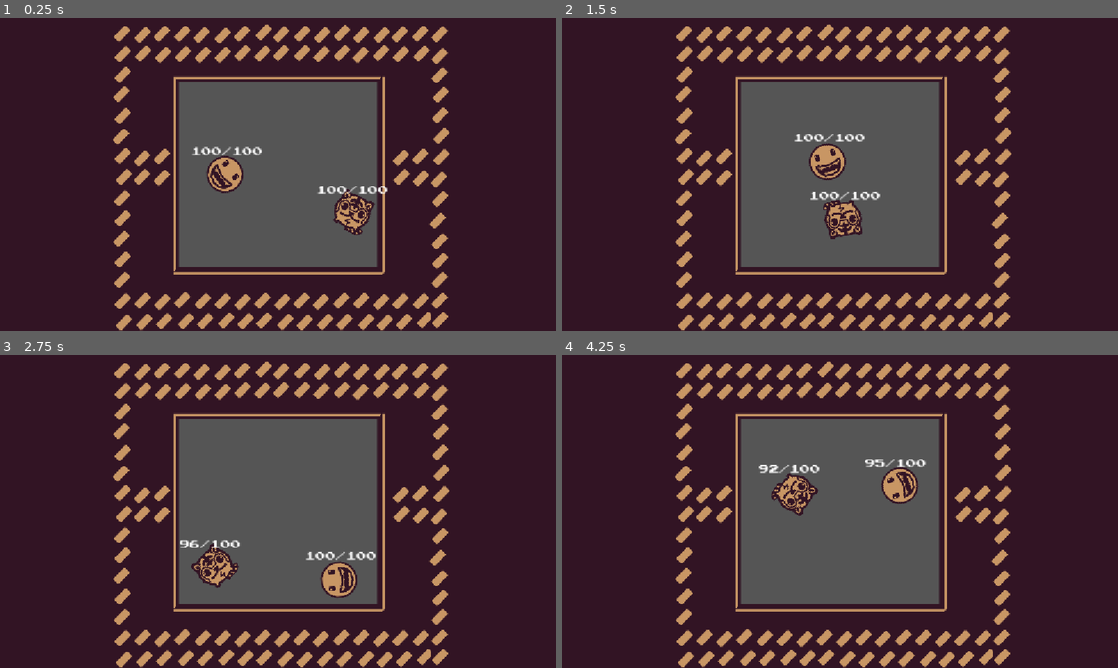
Above: before the commit, frames 1-4 (two rows, left to right).
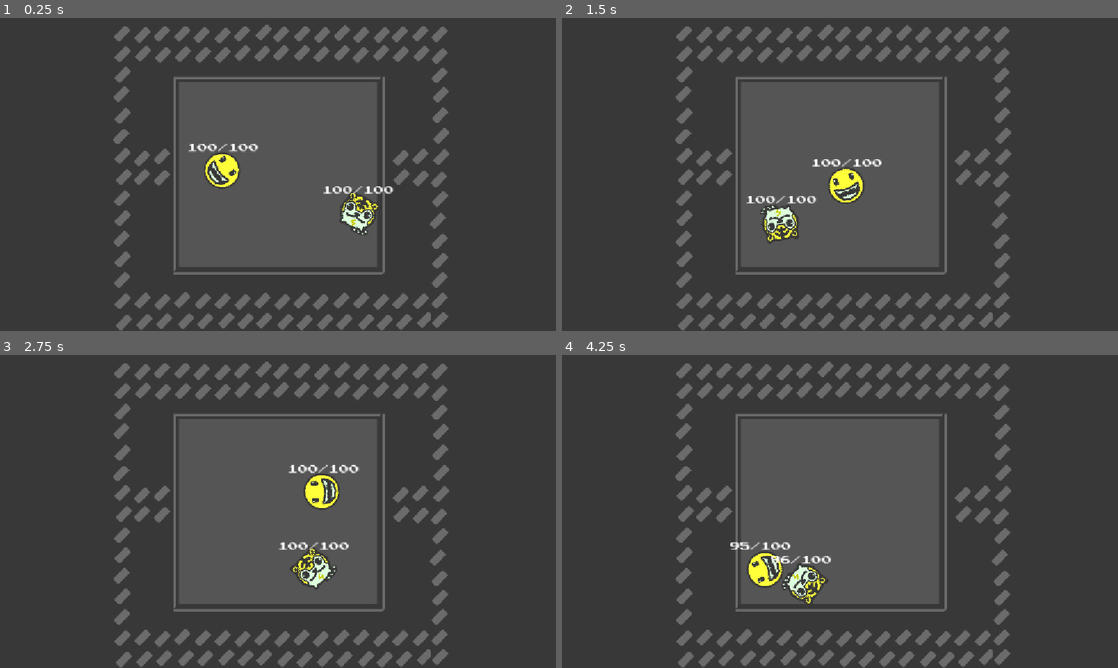
Above: after the commit, the same moments.

Repository: nusima-59487/ballbattle
Game: Godot game, scene res://main.tscn
Same seed, same stepped clock (60 frames per second), same inputs: the game is played once before the commit and once after it.
Inputs:
- Up to frame 1 (0.25 s): no input
- Up to frame 2 (1.5 s): no input
- Up to frame 3 (2.75 s): no input
- Up to frame 4 (4.25 s): no input

The runs differ from the first frame. In frame 1, 80% of the frame differs, in the area x 0-100%, y 0-100%; in frame 2, 81%; in frame 3, 81%; in frame 4, 81%.

Commit message:
colored sprites

Diff:
--- a/balls/bijabilli_ball.tscn
+++ b/balls/bijabilli_ball.tscn
@@ -3,7 +3,7 @@
 [ext_resource type="PackedScene" uid="uid://bbifnmfg1l65u" path="res://ball.tscn" id="1_v6cug"]
 [ext_resource type="PackedScene" uid="uid://c8h2hfguf0oqy" path="res://skills/gun.tscn" id="2_fjemt"]
 [ext_resource type="Script" uid="uid://bom0pocgkgyic" path="res://scripts/health_sys.gd" id="2_i1oxy"]
-[ext_resource type="Texture2D" uid="uid://bbesaxvvg56nm" path="res://assets/bijabilli.png" id="3_i1oxy"]
+[ext_resource type="Texture2D" uid="uid://dq6uq2eapr7ct" path="res://assets/bijabilliC.png" id="3_i1oxy"]
 [ext_resource type="PackedScene" uid="uid://ckea26xkcx8ud" path="res://skills/contact.tscn" id="4_fjemt"]
 
 [sub_resource type="Resource" id="Resource_i1oxy"]
@@ -12,7 +12,7 @@
 
 [node name="BijabilliBall" unique_id=292186705 node_paths=PackedStringArray("skill") instance=ExtResource("1_v6cug")]
 healthComponent = SubResource("Resource_i1oxy")
-speed = 36
+speed = 58
 initialAngle = 4.0
 angularVelocity = 2
 baseDamage = 5
--- a/balls/verity_ball.tscn
+++ b/balls/verity_ball.tscn
@@ -3,7 +3,7 @@
 [ext_resource type="PackedScene" uid="uid://bbifnmfg1l65u" path="res://ball.tscn" id="1_1bh7k"]
 [ext_resource type="Script" uid="uid://bom0pocgkgyic" path="res://scripts/health_sys.gd" id="2_hcn35"]
 [ext_resource type="PackedScene" uid="uid://ckea26xkcx8ud" path="res://skills/contact.tscn" id="2_roapt"]
-[ext_resource type="Texture2D" uid="uid://dbemfhu7n076a" path="res://assets/verity.png" id="3_hcn35"]
+[ext_resource type="Texture2D" uid="uid://73c5h28awrg1" path="res://assets/verityC.png" id="4_roapt"]
 
 [sub_resource type="Resource" id="Resource_lquwl"]
 script = ExtResource("2_hcn35")
@@ -11,7 +11,7 @@
 
 [node name="VerityBall" unique_id=292186705 node_paths=PackedStringArray("skill") instance=ExtResource("1_1bh7k")]
 healthComponent = SubResource("Resource_lquwl")
-speed = 69
+speed = 80
 initialAngle = 234.0
 angularVelocity = 4
 baseDamage = 4
@@ -22,4 +22,4 @@
 
 [node name="Sprite2D" type="Sprite2D" parent="." index="2" unique_id=570881704]
 scale = Vector2(0.30468753, 0.30468753)
-texture = ExtResource("3_hcn35")
+texture = ExtResource("4_roapt")
--- a/main.tscn
+++ b/main.tscn
@@ -1,6 +1,6 @@
 [gd_scene format=3 uid="uid://cmduosksoq088"]
 
-[ext_resource type="Texture2D" uid="uid://dgkq1kwux1mwh" path="res://assets/battle_background.png" id="1_0xm2m"]
+[ext_resource type="Texture2D" uid="uid://b17333xlc2d6y" path="res://assets/battle_backgroundC.png" id="1_h2yge"]
 [ext_resource type="PackedScene" uid="uid://na58dyi6njlb" path="res://balls/verity_ball.tscn" id="2_h2yge"]
 [ext_resource type="PackedScene" uid="uid://donj2i1jrkbhp" path="res://balls/bijabilli_ball.tscn" id="3_1bvp3"]
 
@@ -14,7 +14,7 @@
 
 [node name="Sprite2D" type="Sprite2D" parent="." unique_id=1703523905]
 scale = Vector2(0.3218243, 0.33301547)
-texture = ExtResource("1_0xm2m")
+texture = ExtResource("1_h2yge")
 
 [node name="BounceAreaBound" type="StaticBody2D" parent="." unique_id=1196473772]
 
Binary file added: assets/Krill.png
Not shown, added: assets/Krill.png.import
Binary file added: assets/KrillC.png
Not shown, added: assets/KrillC.png.import
Binary file added: assets/anglerC.png
Not shown, added: assets/anglerC.png.import
Binary file added: assets/battle_backgroundC.png
Not shown, added: assets/battle_backgroundC.png.import
Binary file added: assets/bijabilliC.png
Not shown, added: assets/bijabilliC.png.import
Binary file added: assets/verityC.png
Not shown, added: assets/verityC.png.import
